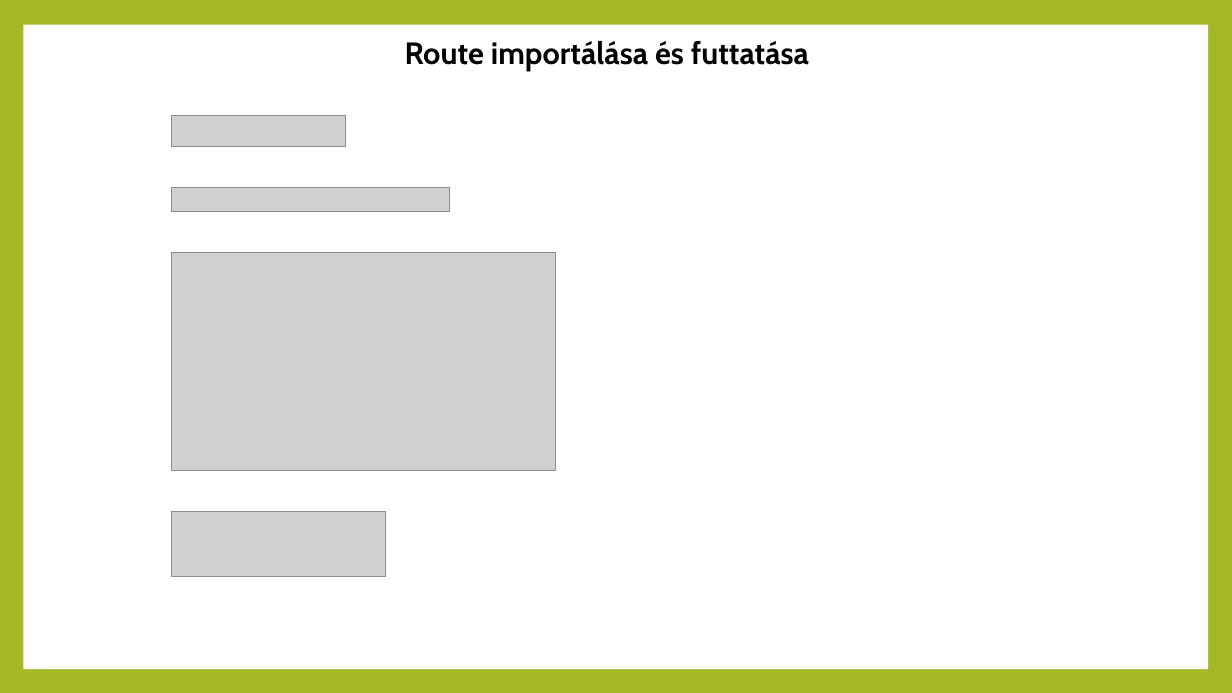
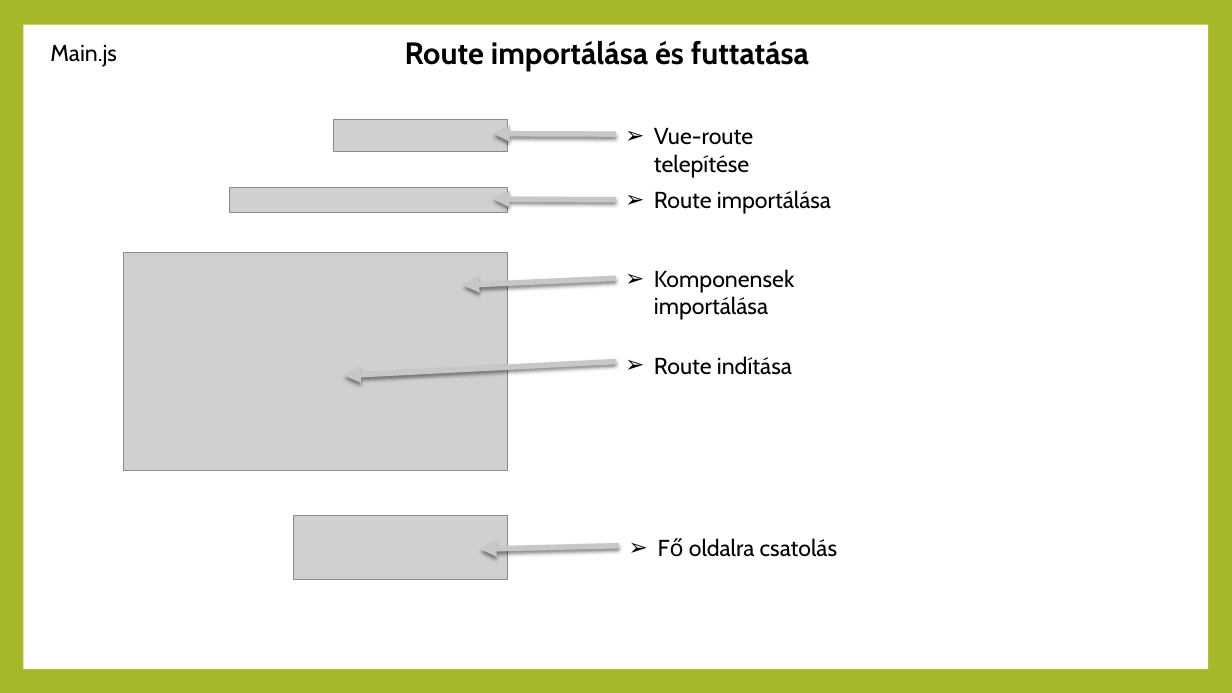
Before and after one commit to PavloviMore/MesterMunka, a slide deck: slide 2 of Bolt.pptx. Drawn at 1232x693 pixels with LibreOffice and Linux fonts; fonts in the diff are those of the drawing; grey boxes stand for pictures. Boxes give left, top, right and bottom in pixels: in the first picture for what was removed or moved away, otherwise in the second. Text is boxed around its words. In the diff, an @@ line names an element or a change of style, - is before the commit and + after.

Commit message:
Add files via upload
Új ppt

```diff
--- a/Bolt.pptx
+++ b/Bolt.pptx
@@ text added at (50, 45, 117, 67), 18 pt, text #000000 @@
+Main.js
@@ picture: place and size @@
-picture at (172, 116, 347, 147)
+picture at (333, 120, 507, 152)
@@ arrow added from (616, 134) to (494, 134), #C7C7C7 4.25 pt @@
@@ text added at (654, 128, 753, 178), 18 pt, text #000000 @@
+➢ Vue-route telepítése
@@ picture: place and size @@
-picture at (172, 188, 450, 212)
+picture at (229, 188, 507, 212)
@@ arrow added from (616, 200) to (494, 200), #C7C7C7 4.25 pt @@
@@ text added at (654, 190, 831, 214), 18 pt, text #000000 @@
+➢ Route importálása
@@ picture: place and size @@
-picture at (172, 253, 556, 470)
+picture at (123, 253, 507, 470)
@@ text added at (654, 269, 794, 320), 18 pt, text #000000 @@
+➢ Komponensek importálása
@@ arrow added from (616, 278) to (463, 286), #C7C7C7 4.25 pt @@
@@ text added at (654, 356, 792, 375), 18 pt, text #000000 @@
+➢ Route indítása
@@ arrow added from (616, 361) to (345, 375), #C7C7C7 4.25 pt @@
@@ picture: place and size @@
-picture at (172, 512, 385, 577)
+picture at (294, 516, 507, 580)
@@ text added at (689, 538, 837, 557), 18 pt, text #000000 @@
+➢ Fő oldalra csatolás
@@ arrow added from (619, 546) to (481, 549), #C7C7C7 4.25 pt @@
```
Also in this commit, not shown: 1 other slide changed, 2 slides added, 1 slide removed.
